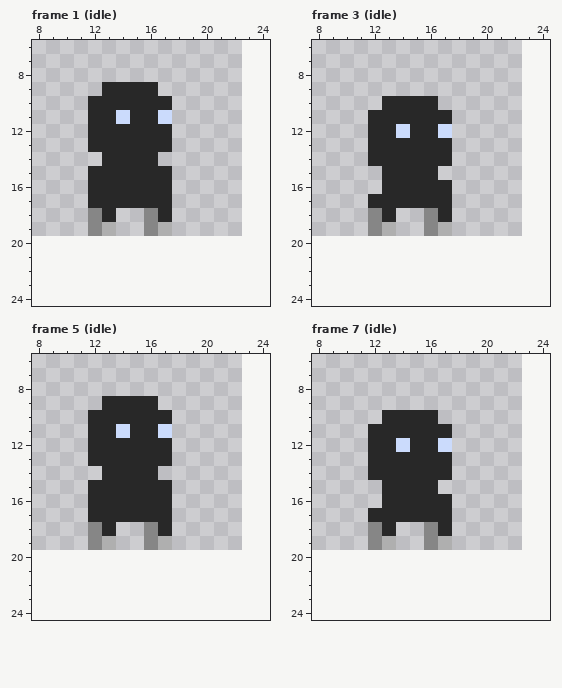
Edited in one commit: pixel-art file (PixelEngine/res/sprites/items/armor/iron_sabatons.aseprite). Above, as it was before the edit.
16x16 pixels, 26 frames. Shown: frame 1 (idle): x 8..24, y 6..24; frame 3 (idle): x 8..24, y 6..24; frame 5 (idle): x 8..24, y 6..24; frame 7 (idle): x 8..24, y 6..24. The old version is drawn lined up with the new one, on the new canvas. The commit also changed other frames, which this record leaves out.
After:
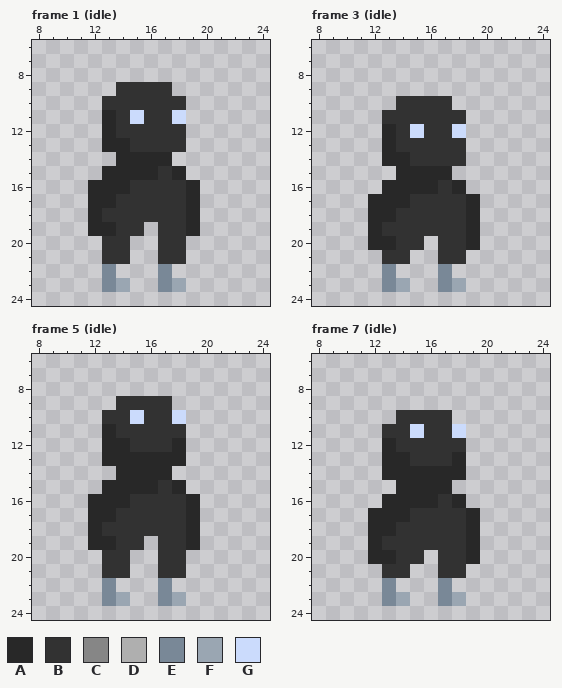
Palette (. is transparent): A #282828  B #323232  C #868686  D #afafaf  E #798897  F #9aa6b2  G #cbdbfc
Difference:
canvas 16x16 -> 32x32, the old top-left corner now at 7,4
Changed rows in their new state; - is an unchanged pixel.
Frame 1 (idle):
first column x 12:
 9 -.BBBB--
10 .BBBBBB-
11 .-BGBBG-
12 .-BBBBB-
13 .--BBBB-
14 -.---A--
15 .----BA-
16 ---BBBBA
17 --BBBBBA
18 ABBBBBBA
19 AABB.BBA
20 -BB--BB-
21 -BB--BB-
22 -E---E--
23 -EF--EF-
Frame 3 (idle):
first column x 12:
10 -.BBBB--
11 .BBBBBB-
12 .-BGBBG-
13 .-BBBBB-
14 .--BBBB-
15 -.---A--
16 -----BA-
17 ---BBBBA
18 A-BBBBBA
19 ABBBBBBA
20 AABB-BBA
21 -BB--BB-
22 -E---E--
23 -EF--EF-
Frame 5 (idle):
first column x 12:
 9 -.BBBB--
10 .BBGBBG-
11 .-BBBBB-
12 .--BBBA-
13 .-----A-
14 -.---A--
15 .----BA-
16 ---BBBBA
17 --BBBBBA
18 ABBBBBBA
19 AABB.BBA
20 -BB--BB-
21 -BB--BB-
22 -E---E--
23 -EF--EF-
Frame 7 (idle):
first column x 12:
10 -.BBBB--
11 .BBGBBG-
12 .-BBBBB-
13 .--BBBA-
14 .-----A-
15 -.---A--
16 -----BA-
17 ---BBBBA
18 A-BBBBBA
19 ABBBBBBA
20 AABB-BBA
21 -BB--BB-
22 -E---E--
23 -EF--EF-
Where, in picture pixels (left, top, right, bottom), the same in both pictures:
changed: (88, 82, 200, 292)
changed: (368, 96, 480, 292)
changed: (88, 396, 200, 606)
changed: (368, 410, 480, 606)
